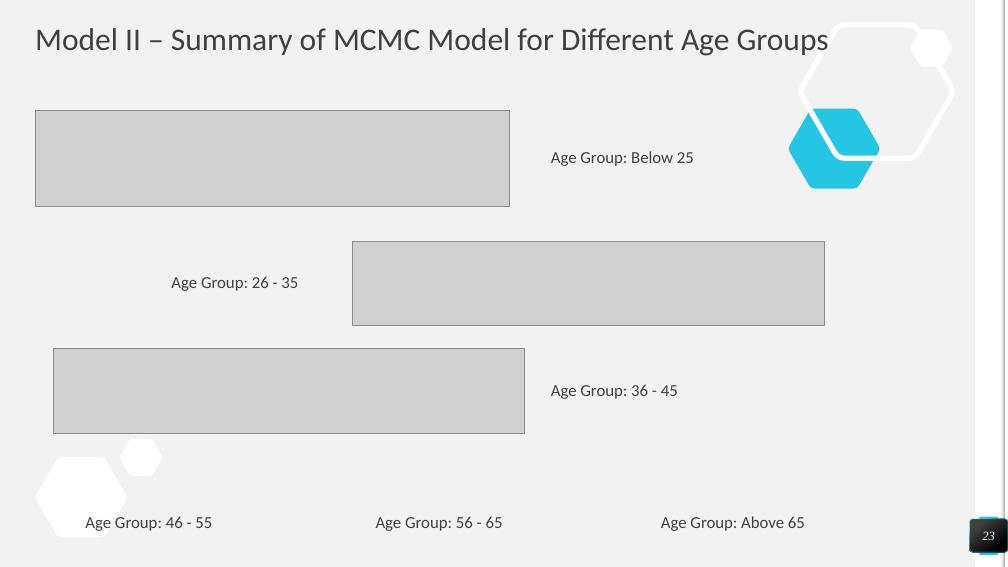
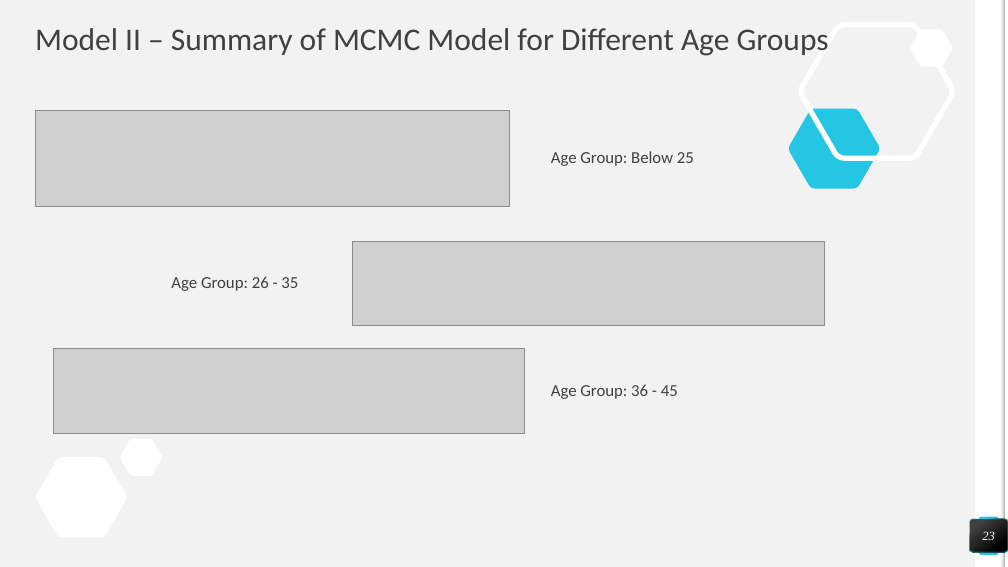
Before and after one commit to nealpatel02/DataScience_Project_3251, a slide deck: slide 23 of Customer Segmentation - Statistics Term Project Presentation - Team 5 - V2.pptx. Drawn at 1008x567 pixels with LibreOffice and Linux fonts; fonts in the diff are those of the drawing; grey boxes stand for pictures. Boxes give left, top, right and bottom in pixels: in the first picture for what was removed or moved away, otherwise in the second. Text is boxed around its words. In the diff, an @@ line names an element or a change of style, - is before the commit and + after.

```diff
--- a/Customer Segmentation - Statistics Term Project Presentation - Team 5 - V2.pptx
+++ b/Customer Segmentation - Statistics Term Project Presentation - Team 5 - V2.pptx
@@ text removed at [85, 516, 212, 531] @@
-Age Group: 46 - 55
@@ text removed at [376, 516, 503, 531] @@
-Age Group: 56 - 65
@@ text removed at [661, 516, 805, 531] @@
-Age Group: Above 65
```
Also in this commit, not shown: 4 other slides changed, 1 other file.
